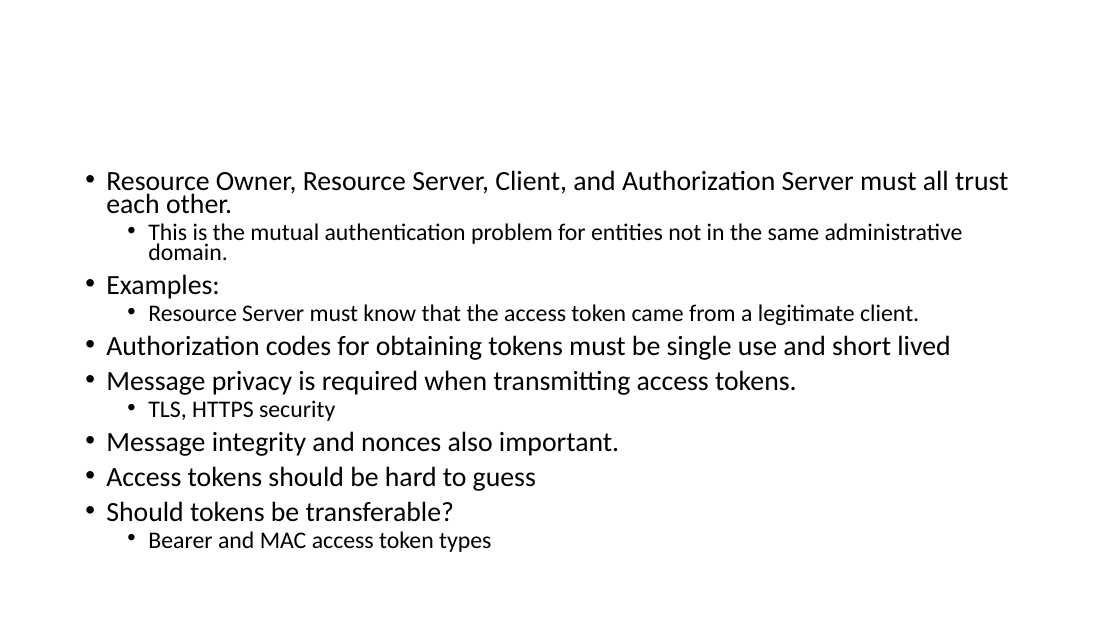
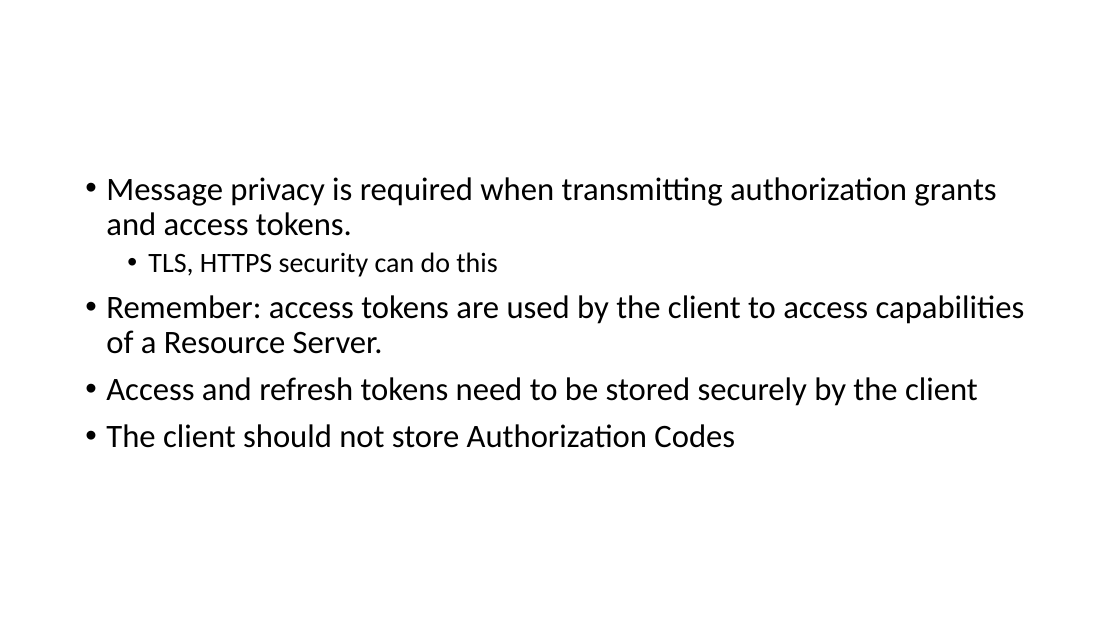
Before and after one commit to airavata-courses/airavata-courses.github.io, a slide deck: slide 32 of fall2017/slides/Fall2017-OAuth2-OIDC.pptx (slide 24 before the commit). Drawn at 1120x630 pixels with LibreOffice and Linux fonts; fonts in the diff are those of the drawing. Boxes give left, top, right and bottom in pixels: in the first picture for what was removed or moved away, otherwise in the second. Text is boxed around its words. In the diff, an @@ line names an element or a change of style, - is before the commit and + after.

Commit message:
OAuth2 lecture slides

```diff
--- a/fall2017/slides/Fall2017-OAuth2-OIDC.pptx
+++ b/fall2017/slides/Fall2017-OAuth2-OIDC.pptx
@@ text at bbox=[106, 177, 1025, 448]: text changed; size 23.8 to 28 pt @@
-• Resource Owner, Resource Server, Client, and Authorization Server must all trust each other.
-  • This is the mutual authentication problem for entities not in the same administrative domain.
-• Examples:
-  • Resource Server must know that the access token came from a legitimate client.
-• Authorization codes for obtaining tokens must be single use and short lived
-• Message privacy is required when transmitting access tokens.
-  • TLS, HTTPS security
-• Message integrity and nonces also important.
-• Access tokens should be hard to guess
-• Should tokens be transferable?
-  • Bearer and MAC access token types
+• Message privacy is required when transmitting authorization grants and access tokens.
+  • TLS, HTTPS security can do this
+• Remember: access tokens are used by the client to access capabilities of a Resource Server.
+• Access and refresh tokens need to be stored securely by the client
+• The client should not store Authorization Codes
```
Also in this commit, not shown: 15 other slides changed, 15 slides added, 1 slide removed, 2 other files.
